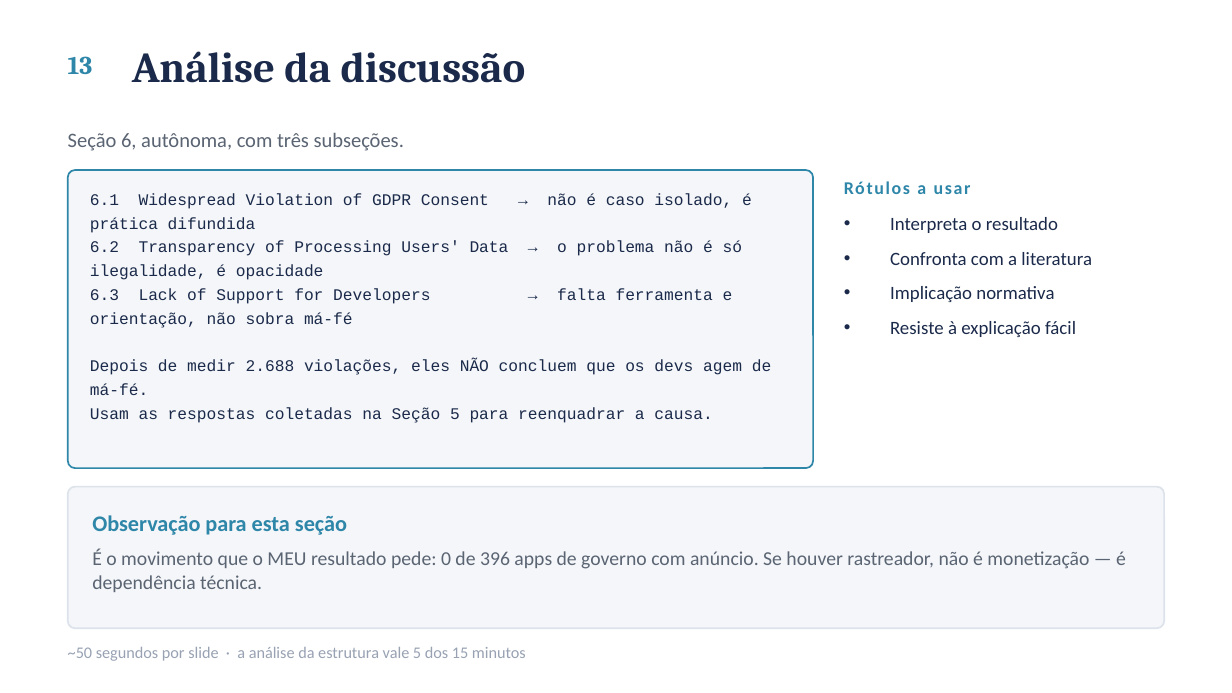
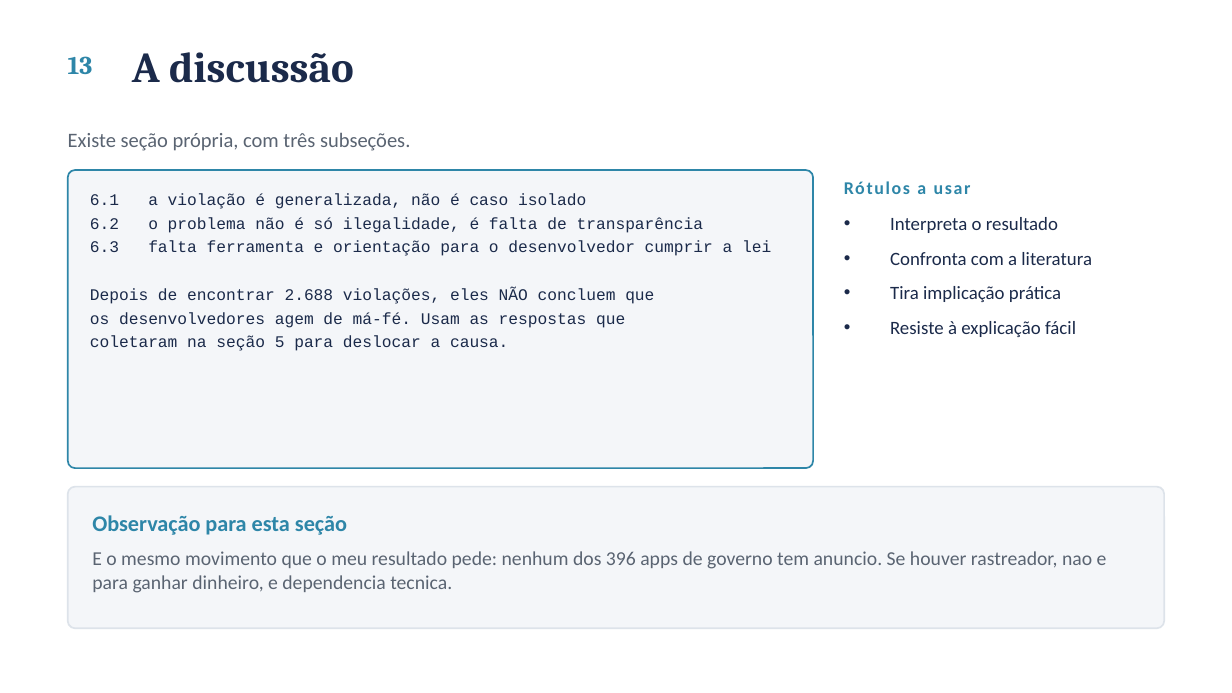
Before and after one commit to ClaudioAMF1/TCC, a slide deck: slide 14 of seminario/seminario-analise-de-artigo.pptx. Drawn at 1232x693 pixels with LibreOffice and Linux fonts; fonts in the diff are those of the drawing. Boxes give left, top, right and bottom in pixels: in the first picture for what was removed or moved away, otherwise in the second. Text is boxed around its words. In the diff, an @@ line names an element or a change of style, - is before the commit and + after.

```diff
--- a/seminario/seminario-analise-de-artigo.pptx
+++ b/seminario/seminario-analise-de-artigo.pptx
@@ text at box(132, 52, 354, 83): text changed @@
-Análise da discussão
+A discussão
@@ text at box(68, 133, 410, 151): text changed @@
-Seção 6, autônoma, com três subseções.
+Existe seção própria, com três subseções.
@@ text at box(90, 193, 771, 351): text changed @@
-6.1 Widespread Violation of GDPR Consent → não é caso isolado, é prática difundida
-6.2 Transparency of Processing Users' Data → o problema não é só ilegalidade, é opacidade
-6.3 Lack of Support for Developers → falta ferramenta e orientação, não sobra má-fé
-Depois de medir 2.688 violações, eles NÃO concluem que os devs agem de má-fé.
-Usam as respostas coletadas na Seção 5 para reenquadrar a causa.
+6.1 a violação é generalizada, não é caso isolado
+6.2 o problema não é só ilegalidade, é falta de transparência
+6.3 falta ferramenta e orientação para o desenvolvedor cumprir a lei
+Depois de encontrar 2.688 violações, eles NÃO concluem que
+os desenvolvedores agem de má-fé. Usam as respostas que
+coletaram na seção 5 para deslocar a causa.
@@ text at box(890, 286, 1061, 302): text changed @@
-• Implicação normativa
+• Tira implicação prática
@@ text at box(92, 551, 1107, 593): text changed @@
-É o movimento que o MEU resultado pede: 0 de 396 apps de governo com anúncio. Se houver rastreador, não é monetização — é dependência técnica.
+E o mesmo movimento que o meu resultado pede: nenhum dos 396 apps de governo tem anuncio. Se houver rastreador, nao e para ganhar dinheiro, e dependencia tecnica.
@@ text removed at box(68, 647, 526, 661) @@
-~50 segundos por slide · a análise da estrutura vale 5 dos 15 minutos
```
Also in this commit, not shown: 14 other slides changed, 3 other files.
